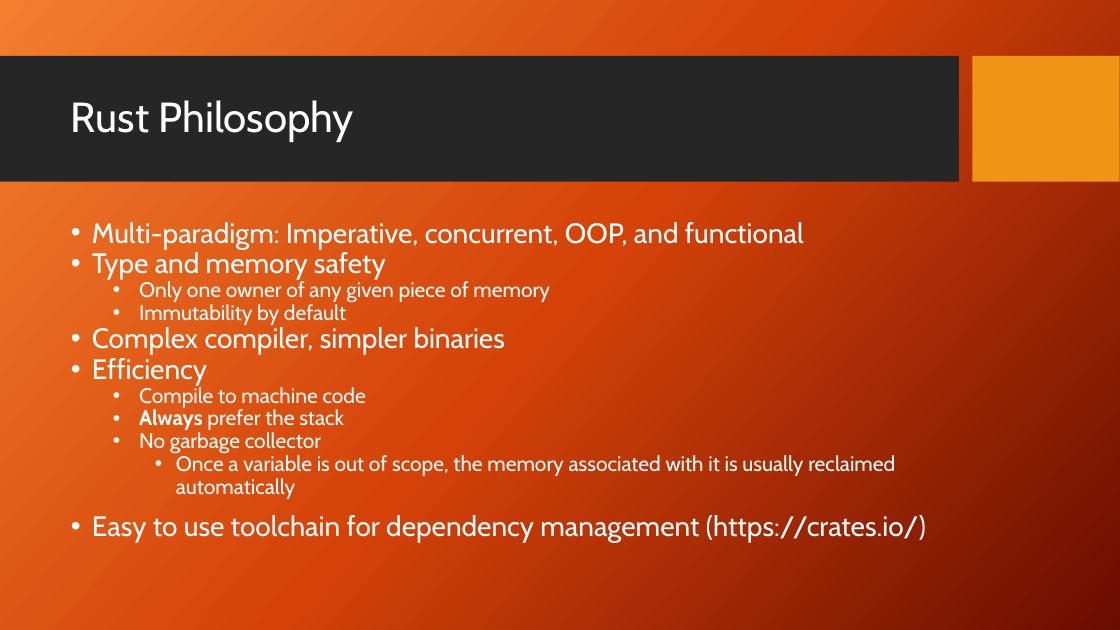
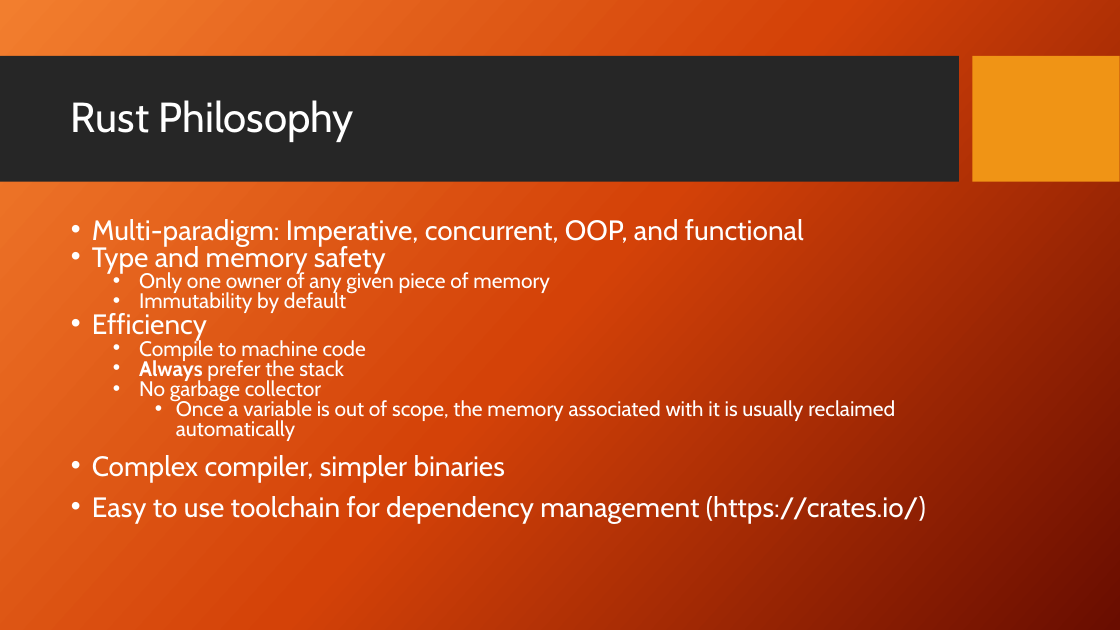
Before and after one commit to DaniloHP/csc372project1, a slide deck: slide 3 of Rust.pptx. Drawn at 1120x630 pixels with LibreOffice and Linux fonts; fonts in the diff are those of the drawing; background and template pictures are left out. Boxes give left, top, right and bottom in pixels: in the first picture for what was removed or moved away, otherwise in the second. Text is boxed around its words. In the diff, an @@ line names an element or a change of style, - is before the commit and + after.

Commit message:
ppt changes

```diff
--- a/Rust.pptx
+++ b/Rust.pptx
@@ text at (92, 219, 926, 523): line spacing 0.9 to 0.8 @@
@@ text at (92, 327, 505, 355): paragraph removed @@
-• Complex compiler, simpler binaries
@@ text at (92, 455, 505, 482): paragraph added @@
+• Complex compiler, simpler binaries
```
Also in this commit, not shown: 1 other slide changed.
